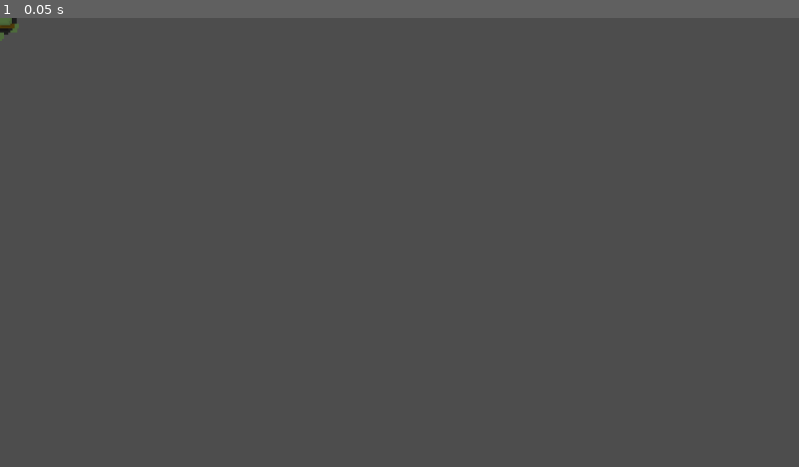
Above: before the commit, frame 1.
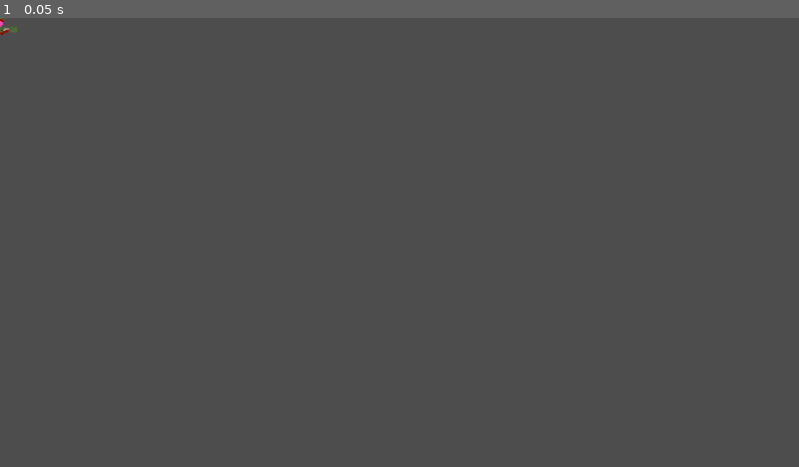
Above: after the commit, the same moment.

Repository: TannerCollins309/Hack_K_State_Game
Game: Godot game, scene res://Assets/zombies/zombies.tscn
The game is run twice, just before and just after one commit, with the same random seed, the same clock (stepped at 60 frames per second) and the same inputs.
Inputs:
- Up to frame 1 (0.05 s): no input

The runs differ from the first frame. In frame 1, less than 0.1% of the frame differs, in the area x 0-3%, y 0-6%.

Commit message:
Functioning main menu transition to level

Diff:
--- /dev/null
+++ b/Assets/menu/Main_Menu.gd
@@ -0,0 +1,17 @@
+extends Node
+
+var scene = preload("res://play_scene.tscn").instantiate()
+
+# Called when the node enters the scene tree for the first time.
+func _ready():
+	pass # Replace with function body.
+
+
+# Called every frame. 'delta' is the elapsed time since the previous frame.
+func _process(delta):
+	pass
+
+
+func _on_button_pressed():
+	get_tree().root.add_child(scene)
+	$CanvasLayer.hide()
--- /dev/null
+++ b/Assets/menu/Main_Menu.tscn
@@ -0,0 +1,53 @@
+[gd_scene load_steps=4 format=3 uid="uid://dbpldomk65ck6"]
+
+[ext_resource type="Script" path="res://Assets/menu/Main_Menu.gd" id="1_bweva"]
+[ext_resource type="Texture2D" uid="uid://dr65o2jpf7km5" path="res://Assets/menu/1304990899.or.90622.png" id="1_imtdt"]
+
+[sub_resource type="SystemFont" id="SystemFont_8e4ng"]
+
+[node name="Main_Menu" type="Node"]
+script = ExtResource("1_bweva")
+
+[node name="CanvasLayer" type="CanvasLayer" parent="."]
+
+[node name="1304990899_or_90622" type="Sprite2D" parent="CanvasLayer"]
+scale = Vector2(0.6, 0.6)
+texture = ExtResource("1_imtdt")
+centered = false
+
+[node name="Button" type="Button" parent="CanvasLayer"]
+anchors_preset = 8
+anchor_left = 0.5
+anchor_top = 0.5
+anchor_right = 0.5
+anchor_bottom = 0.5
+offset_left = -150.0
+offset_top = 76.0
+offset_right = 150.0
+offset_bottom = 176.0
+grow_horizontal = 2
+grow_vertical = 2
+size_flags_horizontal = 4
+theme_override_fonts/font = SubResource("SystemFont_8e4ng")
+theme_override_font_sizes/font_size = 64
+text = "PLAY"
+
+[node name="RichTextLabel" type="RichTextLabel" parent="CanvasLayer"]
+anchors_preset = 8
+anchor_left = 0.5
+anchor_top = 0.5
+anchor_right = 0.5
+anchor_bottom = 0.5
+offset_left = -325.0
+offset_top = -150.0
+offset_right = 325.0
+offset_bottom = 63.0
+grow_horizontal = 2
+grow_vertical = 2
+theme_override_colors/default_color = Color(0, 0, 0, 1)
+theme_override_font_sizes/normal_font_size = 72
+theme_override_font_sizes/bold_font_size = 72
+bbcode_enabled = true
+text = "[center][b]ZOMBOCALYPSE OVERDRIVE[/b][/center]"
+
+[connection signal="pressed" from="CanvasLayer/Button" to="." method="_on_button_pressed"]
--- a/Assets/zombies/zombies.tscn
+++ b/Assets/zombies/zombies.tscn
@@ -1,8 +1,10 @@
-[gd_scene load_steps=7 format=3 uid="uid://cgrqorx70yrde"]
+[gd_scene load_steps=9 format=3 uid="uid://cgrqorx70yrde"]
 
 [ext_resource type="SpriteFrames" uid="uid://dtb04ngxgp305" path="res://Assets/zombies/reg_z/reg_z_walk.tres" id="1_56ubs"]
 [ext_resource type="SpriteFrames" uid="uid://duf7svie7o1i3" path="res://Assets/zombies/large_z/large_z_walk.tres" id="2_1kqr0"]
 [ext_resource type="SpriteFrames" uid="uid://dmrunhc1q8756" path="res://Assets/zombies/crawler_z/crawler_z_walk.tres" id="3_rvb1w"]
+[ext_resource type="Texture2D" uid="uid://dhkkd3sp1w88v" path="res://Assets/healthbar_red.png" id="4_frl0y"]
+[ext_resource type="Texture2D" uid="uid://wwn73y3dtcma" path="res://Assets/healthbar.png" id="4_jmx3i"]
 
 [sub_resource type="CircleShape2D" id="CircleShape2D_ak16f"]
 radius = 25.0
@@ -27,6 +29,7 @@
 shape = SubResource("CircleShape2D_ak16f")
 
 [node name="Large Zombie" type="Area2D" parent="."]
+visible = false
 scale = Vector2(0.5, 0.5)
 
 [node name="large_z_sprite" type="AnimatedSprite2D" parent="Large Zombie"]
@@ -37,6 +40,7 @@
 shape = SubResource("CircleShape2D_c8inc")
 
 [node name="Crawling Zombie" type="Area2D" parent="."]
+visible = false
 
 [node name="crawler_z_sprite" type="AnimatedSprite2D" parent="Crawling Zombie"]
 scale = Vector2(0.35, 0.35)
@@ -47,3 +51,13 @@
 [node name="CollisionShape2D" type="CollisionShape2D" parent="Crawling Zombie"]
 rotation = 1.5708
 shape = SubResource("CapsuleShape2D_gn7im")
+
+[node name="TextureProgressBar" type="TextureProgressBar" parent="."]
+offset_left = -27.0
+offset_top = -48.0
+offset_right = 153.0
+offset_bottom = -18.0
+scale = Vector2(0.3, 0.3)
+value = 100.0
+texture_under = ExtResource("4_frl0y")
+texture_progress = ExtResource("4_jmx3i")
--- a/Main_Menu.tscn
+++ /dev/null
@@ -1,3 +0,0 @@
-[gd_scene format=3 uid="uid://dbpldomk65ck6"]
-
-[node name="Main_Menu" type="Node2D"]
--- /dev/null
+++ b/hud.gd
@@ -0,0 +1,18 @@
+extends CanvasLayer
+
+signal start_round
+
+# Called when the node enters the scene tree for the first time.
+func _ready():
+	pass # Replace with function body.
+
+
+# Called every frame. 'delta' is the elapsed time since the previous frame.
+func _process(delta):
+	pass
+
+
+
+func _on_start_button_pressed():
+	$StartButton.hide()
+	start_round.emit()
--- /dev/null
+++ b/hud.tscn
@@ -0,0 +1,41 @@
+[gd_scene load_steps=4 format=3 uid="uid://bqua0hdkfwgm6"]
+
+[ext_resource type="Texture2D" uid="uid://depb3pwha8a71" path="res://Assets/Heart.png" id="1_quwos"]
+[ext_resource type="Script" path="res://hud.gd" id="1_yhx8p"]
+
+[sub_resource type="LabelSettings" id="LabelSettings_nihut"]
+font_size = 32
+outline_size = 5
+outline_color = Color(0, 0, 0, 1)
+
+[node name="HUD" type="CanvasLayer"]
+script = ExtResource("1_yhx8p")
+
+[node name="StartButton" type="Button" parent="."]
+anchors_preset = 3
+anchor_left = 1.0
+anchor_top = 1.0
+anchor_right = 1.0
+anchor_bottom = 1.0
+offset_left = -100.0
+offset_top = -100.0
+grow_horizontal = 0
+grow_vertical = 0
+theme_override_font_sizes/font_size = 32
+text = "START
+ROUND"
+
+[node name="HealthCount" type="Label" parent="."]
+offset_left = 50.0
+offset_right = 104.0
+offset_bottom = 48.0
+text = "100"
+label_settings = SubResource("LabelSettings_nihut")
+
+[node name="Heart" type="Sprite2D" parent="."]
+scale = Vector2(0.1, 0.1)
+texture = ExtResource("1_quwos")
+centered = false
+offset = Vector2(30, 50)
+
+[connection signal="pressed" from="StartButton" to="." method="_on_start_button_pressed"]
--- /dev/null
+++ b/level.tscn
@@ -0,0 +1,7 @@
+[gd_scene load_steps=2 format=3 uid="uid://dqevk6e6f1sro"]
+
+[ext_resource type="PackedScene" uid="uid://b4n0dleihftoj" path="res://Assets/levels/lvl1/test_lvl.tscn" id="1_g0yv2"]
+
+[node name="Level" type="Node"]
+
+[node name="test_lvl" parent="." instance=ExtResource("1_g0yv2")]
--- /dev/null
+++ b/play_scene.gd
@@ -0,0 +1,20 @@
+extends Node
+
+@export var zombie_scene: PackedScene
+@export var level_scene: PackedScene
+
+var health = 100;
+
+# Called when the node enters the scene tree for the first time.
+func _ready():
+	pass # Replace with function body.
+
+
+# Called every frame. 'delta' is the elapsed time since the previous frame.
+func _process(delta):
+	pass
+
+
+
+func _on_hud_start_round():
+	pass # Replace with function body.
--- /dev/null
+++ b/play_scene.tscn
@@ -0,0 +1,21 @@
+[gd_scene load_steps=5 format=3 uid="uid://gsva32sfpc4y"]
+
+[ext_resource type="Script" path="res://play_scene.gd" id="1_egn6o"]
+[ext_resource type="PackedScene" uid="uid://cgrqorx70yrde" path="res://Assets/zombies/zombies.tscn" id="2_ii2t4"]
+[ext_resource type="PackedScene" uid="uid://dqevk6e6f1sro" path="res://level.tscn" id="3_33way"]
+[ext_resource type="PackedScene" uid="uid://bqua0hdkfwgm6" path="res://hud.tscn" id="4_1gorm"]
+
+[node name="Main" type="Node"]
+script = ExtResource("1_egn6o")
+zombie_scene = ExtResource("2_ii2t4")
+level_scene = ExtResource("3_33way")
+
+[node name="Zombie_Spawn" type="Timer" parent="."]
+
+[node name="Zombie" parent="." instance=ExtResource("2_ii2t4")]
+
+[node name="Level" parent="." instance=ExtResource("3_33way")]
+
+[node name="HUD" parent="." instance=ExtResource("4_1gorm")]
+
+[connection signal="start_round" from="HUD" to="." method="_on_hud_start_round"]
Binary file added: Assets/Heart.png
Not shown, added: Assets/Heart.png.import
Binary file changed: Assets/healthbar.png
Binary file added: Assets/healthbar_red.png
Not shown, added: Assets/healthbar_red.png.import
Not shown, added: Assets/menu/1304990899.or.90622.png.import
